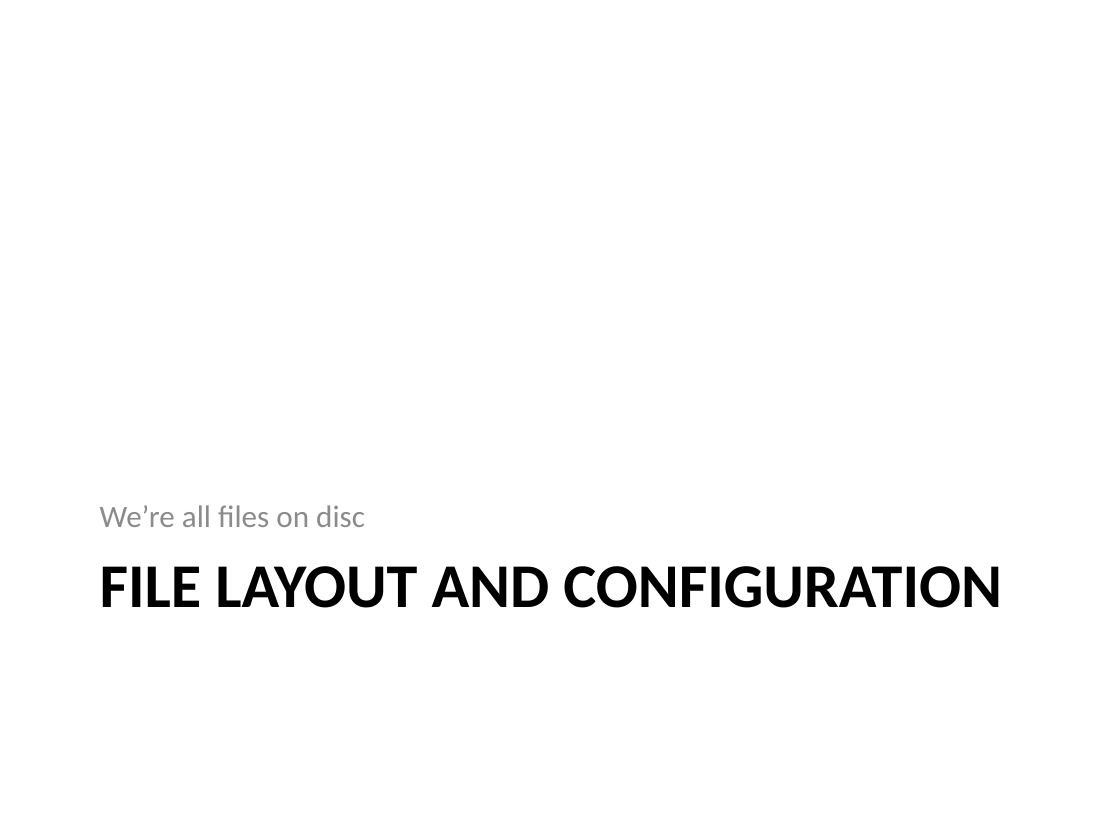
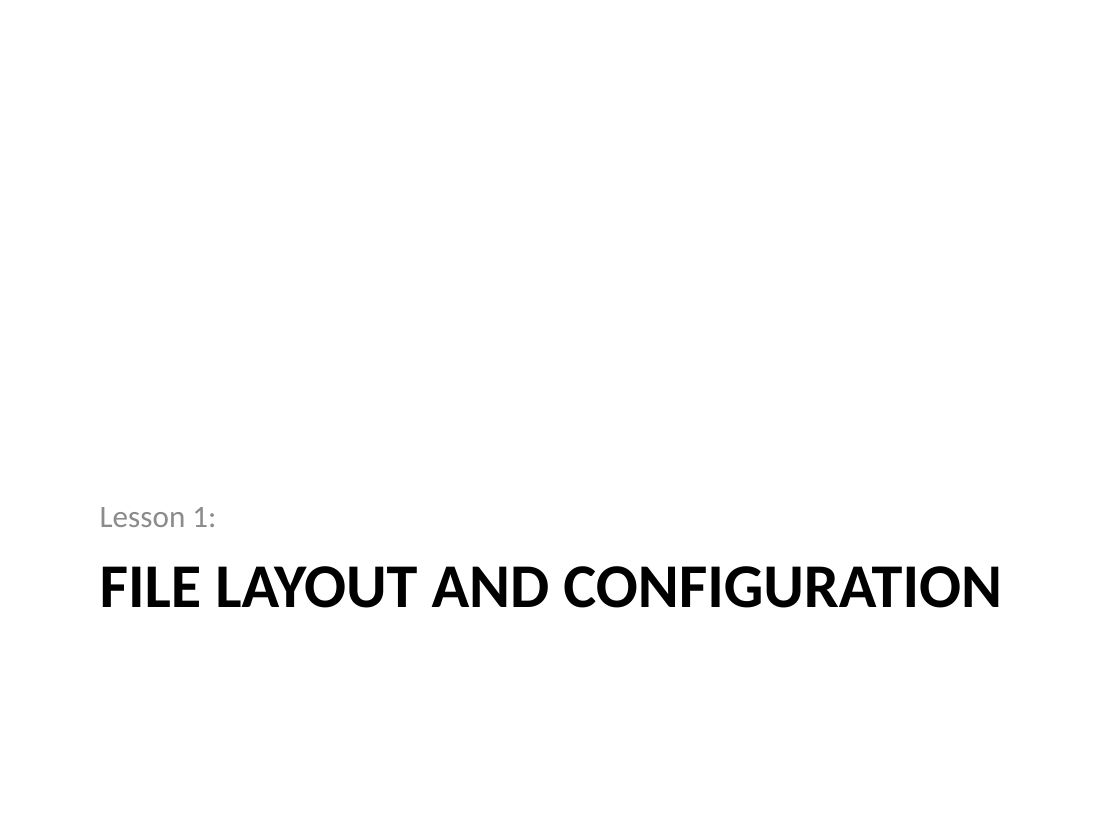
Before and after one commit to PHPEmbark/curriculum, a slide deck: slide 5 of course/4 - Organization and Projects/Organization and Projects.pptx (slide 4 before the commit). Drawn at 1120x840 pixels with LibreOffice and Linux fonts; fonts in the diff are those of the drawing. Boxes give left, top, right and bottom in pixels: in the first picture for what was removed or moved away, otherwise in the second. Text is boxed around its words. In the diff, an @@ line names an element or a change of style, - is before the commit and + after.

```diff
--- a/course/4 - Organization and Projects/Organization and Projects.pptx
+++ b/course/4 - Organization and Projects/Organization and Projects.pptx
@@ text at box(100, 507, 216, 527): text changed @@
-We’re all files on disc
+Lesson 1:
```
Also in this commit, not shown: 6 other slides changed, 9 slides added.
